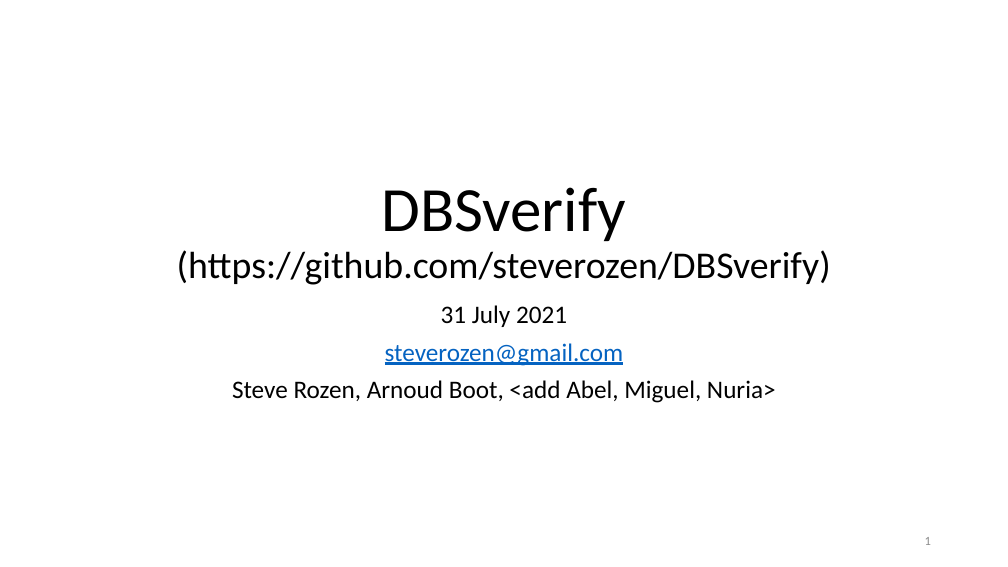
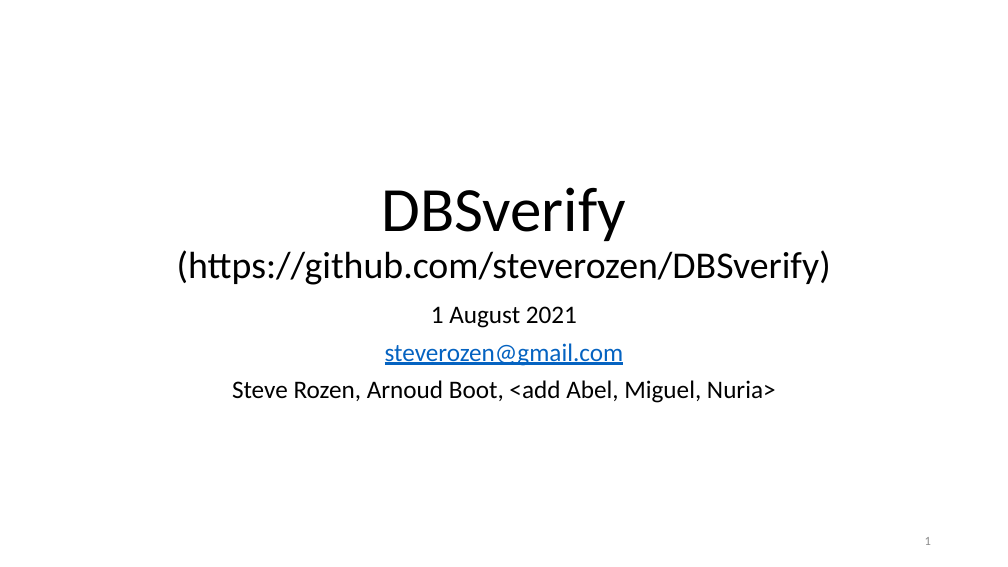
Before and after one commit to steverozen/DBSverify, a slide deck: slide 1 of data-raw/DBSverify.overview.pptx. Drawn at 1008x567 pixels with LibreOffice and Linux fonts; fonts in the diff are those of the drawing. Boxes give left, top, right and bottom in pixels: in the first picture for what was removed or moved away, otherwise in the second. Text is boxed around its words. In the diff, an @@ line names an element or a change of style, - is before the commit and + after.

Commit message:
minor updates

```diff
--- a/data-raw/DBSverify.overview.pptx
+++ b/data-raw/DBSverify.overview.pptx
@@ subtitle at (x1=431, y1=306, x2=577, y2=328): text changed @@
-31 July 2021
+1 August 2021
```
